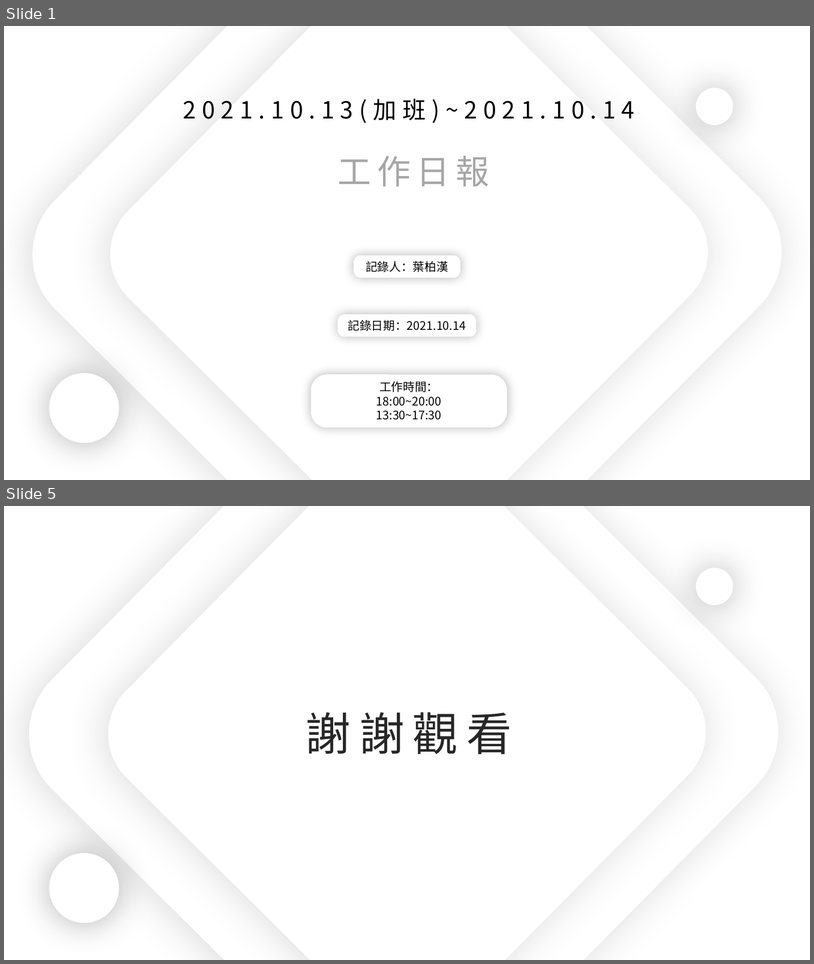
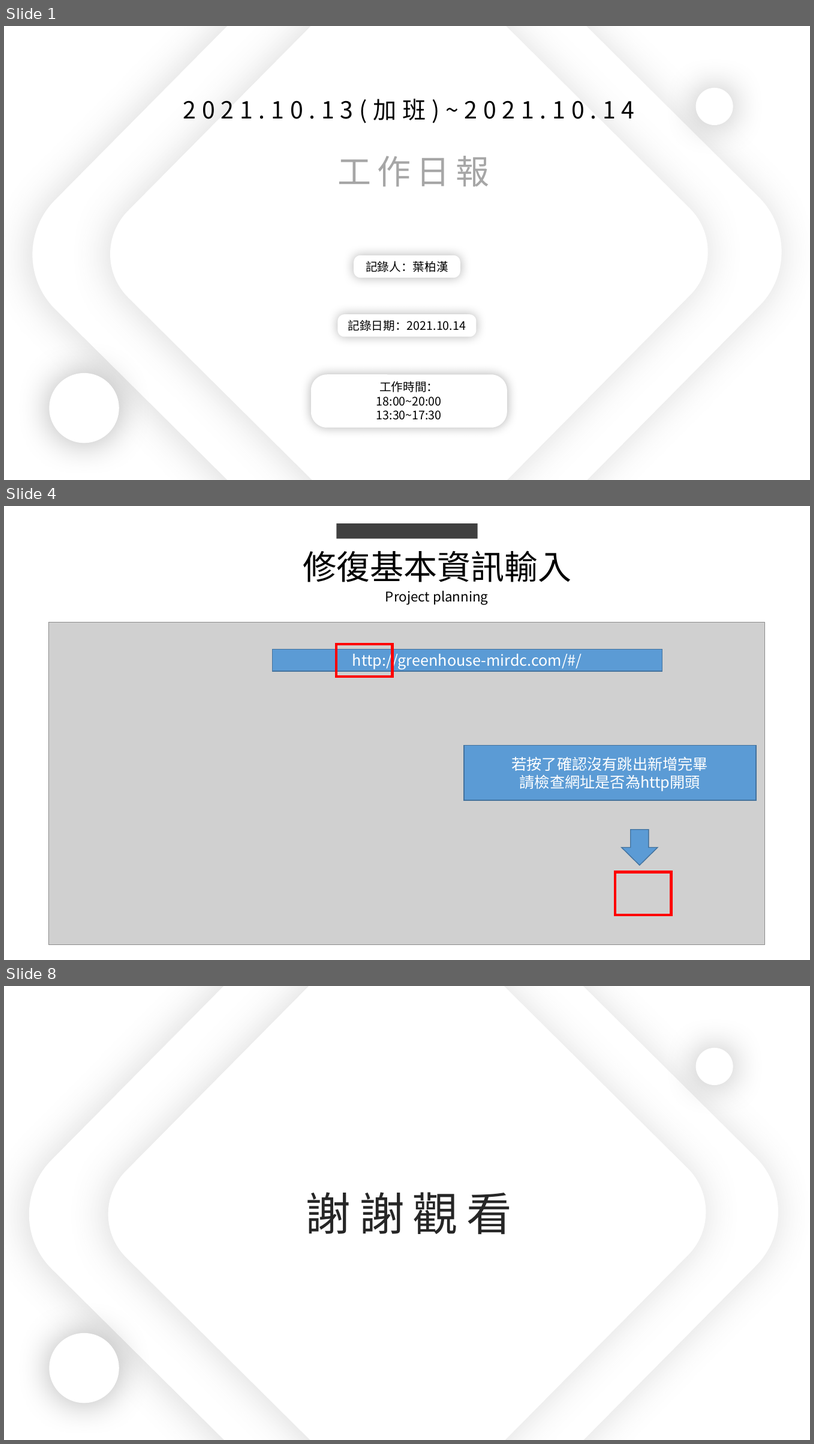
Before and after one commit to king637324/KnowledgeGreenhouseSystem, a slide deck: 工作日報_葉柏漢/2021.10/2021.10.13(加班)_2021.10.14工作日報_葉柏漢.pptx. Shown one above the other, each under a label of ours: slides 1 and 5 before the commit, slides 1, 4 and 8 after it; the slides between them are not shown. The pictures are 814x964 and 814x1444 pixels, drawn with LibreOffice and Linux fonts; fonts in the diff are those of the drawing; grey boxes stand for pictures. Boxes give left, top, right and bottom in pixels: in the first picture for what was removed or moved away, otherwise in the second. Text is boxed around its words. In the diff, an @@ line names an element or a change of style, - is before the commit and + after.

```diff
--- a/工作日報_葉柏漢/2021.10/2021.10.13(加班)_2021.10.14工作日報_葉柏漢.pptx
+++ b/工作日報_葉柏漢/2021.10/2021.10.13(加班)_2021.10.14工作日報_葉柏漢.pptx
@@ slide 4 added at box(4, 506, 810, 960), background #FFFFFF @@
@@ rectangle added at box(337, 523, 477, 538), fill #404040 @@
@@ text added at box(303, 550, 572, 582), 40 pt, text #000000 @@
+修復基本資訊輸入
@@ text added at box(386, 591, 488, 604), 16 pt, text #000000 @@
+Project planning
@@ picture added at box(49, 622, 765, 944) @@
@@ rectangle added at box(273, 649, 663, 670), fill #5B9BD5, outline #43739E 1 pt, 18 pt, text #FFFFFF @@
+http://greenhouse-mirdc.com/#/
@@ rectangle added at box(337, 644, 393, 676), outline #FF0000 3 pt @@
@@ rectangle added at box(464, 745, 756, 800), fill #5B9BD5, outline #43739E 1 pt, 18 pt, text #FFFFFF @@
+若按了確認沒有跳出新增完畢
+請檢查網址是否為http開頭
@@ down arrow added at box(621, 829, 658, 865), fill #5B9BD5, outline #43739E 1 pt @@
@@ rectangle added at box(615, 872, 672, 915), outline #FF0000 3 pt @@
@@ what was slide 5 is now slide 8 @@
```
Also in this commit, not shown: 2 slides changed, 3 other slides added, 1 slide removed, 3 other files.
